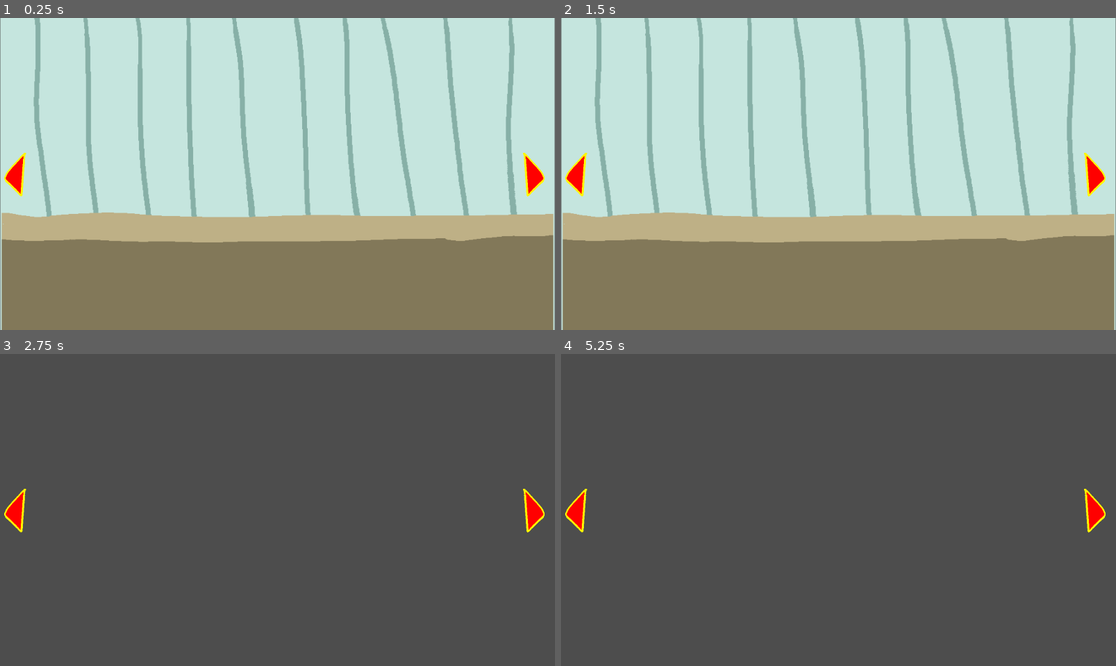
Above: before the commit, frames 1-4 (two rows, left to right).
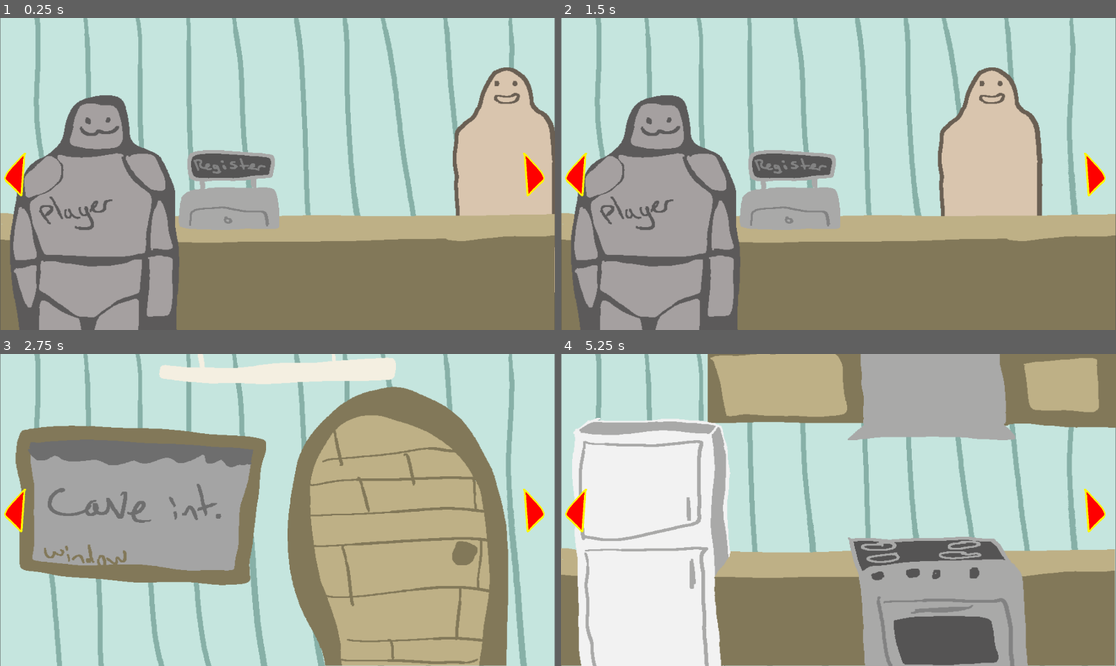
Above: after the commit, the same moments.

Repository: Atticus-Atticus/Monster-Menu
Game: Godot game, scene res://Scenes/Levels/Restaurant Scene.tscn
Two runs of this game, one before a commit and one after it. Both use one fixed random seed, a clock stepped at 60 frames per second and the inputs below.
Inputs (mouse positions are in pixels of both pictures, inside the frame that each line leads up to):
- Up to frame 1 (0.25 s): no input
- Up to frame 2 (1.5 s): click (577, 174) at 0.5 s; click (1093, 174) at 1.25 s
- Up to frame 3 (2.75 s): click (16, 510) at 2 s
- Up to frame 4 (5.25 s): click (1093, 510) at 2.75 s; click (577, 510) at 3.5 s; click (1093, 510) at 4.25 s; tap Enter at 5 s; move the mouse to (960, 494) at 5.02 s; click (960, 494) at 5.17 s

The runs differ from the first frame. In frame 1, 29% of the frame differs, in the area x 0-100%, y 15-100%; in frame 2, 29%; in frame 3, 99%, in the area x 0-100%, y 0-100%; in frame 4, 95%.

Commit message:
7/3/26 pt2
- lazily resized everything.
- made correctly-sized assets but did not implement them
- these are all temporary. when we implement REAL assets ill fix it (this is gonna bite me later.)

Diff:
--- a/Scenes/Levels/Restaurant Scene.tscn
+++ b/Scenes/Levels/Restaurant Scene.tscn
@@ -38,61 +38,57 @@
 texture = ExtResource("1_27fwp")
 
 [node name="Background2" type="Sprite2D" parent="Kitchen/BG elements" unique_id=1909708591]
-visible = false
 z_index = 1
-position = Vector2(-1152, 0)
-scale = Vector2(1.28, 1.0733334)
+position = Vector2(-1920, 0)
+scale = Vector2(2.13, 1.8)
 texture = ExtResource("1_27fwp")
 
 [node name="Background3" type="Sprite2D" parent="Kitchen/BG elements" unique_id=120608571]
-visible = false
 z_index = 1
-position = Vector2(-2304, 0)
-scale = Vector2(1.28, 1.0733334)
+position = Vector2(-3840.0002, 0)
+scale = Vector2(2.13, 1.8)
 texture = ExtResource("1_27fwp")
 
 [node name="Counter" type="Sprite2D" parent="Kitchen/BG elements" unique_id=1250188291]
 z_index = 3
 position = Vector2(3.0517578e-05, 2)
-scale = Vector2(2.1199992, 1.7933328)
+scale = Vector2(2.13, 1.8)
 texture = ExtResource("1_6o2kf")
 
 [node name="Counter2" type="Sprite2D" parent="Kitchen/BG elements" unique_id=1617771929]
-visible = false
 z_index = 3
-position = Vector2(-1920, 0)
-scale = Vector2(2.12, 1.7933328)
+position = Vector2(-3841.5, -0.7999878)
+scale = Vector2(2.13, 1.8)
 texture = ExtResource("1_6o2kf")
 
 [node name="KitchenCupboards" type="Sprite2D" parent="Kitchen/BG elements" unique_id=331155985]
-visible = false
 z_index = 2
-position = Vector2(-2056, -240)
+position = Vector2(-3585.4998, -392.8)
+scale = Vector2(2.13, 1.8)
 texture = ExtResource("4_ex7vx")
 
 [node name="Window" type="Sprite2D" parent="Kitchen/BG elements" unique_id=1832232843]
-visible = false
 z_index = 3
-position = Vector2(-1368, 8)
+position = Vector2(-2392, -16)
+scale = Vector2(2.13, 1.8)
 texture = ExtResource("5_56vm3")
 
 [node name="Register" type="Sprite2D" parent="Kitchen/BG elements" unique_id=1127318817]
-visible = false
 z_index = 3
-position = Vector2(-184, 56)
+position = Vector2(-168, 56)
+scale = Vector2(2.13, 1.8)
 texture = ExtResource("10_kirmr")
 
 [node name="Player" type="Sprite2D" parent="Kitchen/BG elements" unique_id=1775997161]
-visible = false
 z_index = 3
-position = Vector2(-408, 64.00001)
-scale = Vector2(1, 1.2800009)
+position = Vector2(-632, 136)
+scale = Vector2(2.13, 2)
 texture = ExtResource("10_4yuwe")
 
 [node name="Light" type="Sprite2D" parent="Kitchen/BG elements" unique_id=909798742]
-visible = false
 z_index = 3
-position = Vector2(-1152, -296)
+position = Vector2(-1920.0001, -488)
+scale = Vector2(2.13, 1.8)
 texture = ExtResource("6_7d8ch")
 
 [node name="Test" parent="Kitchen" unique_id=1167416085 instance=ExtResource("5_mufko")]
@@ -101,25 +97,24 @@
 position = Vector2(-64, 16)
 
 [node name="NPC_Spawner" parent="Kitchen" unique_id=872110875 instance=ExtResource("4_251mm")]
-visible = false
 z_index = 2
 position = Vector2(280, 56)
+scale = Vector2(2.13, 1.8)
 
 [node name="Fridge" parent="Kitchen" unique_id=1085246631 instance=ExtResource("7_56vm3")]
-visible = false
 z_index = 4
-position = Vector2(-2616, 82)
+position = Vector2(-4488, 112)
+scale = Vector2(2.13, 1.8)
 
 [node name="BackDoor" parent="Kitchen" unique_id=80662571 instance=ExtResource("9_4yuwe")]
-visible = false
 z_index = 4
-position = Vector2(-816, 56)
+position = Vector2(-1504, 56)
+scale = Vector2(2.13, 1.8)
 
 [node name="Stove" parent="Kitchen" unique_id=1997832154 instance=ExtResource("11_jtn77")]
-visible = false
 z_index = 4
-position = Vector2(-2000, 200)
-scale = Vector2(1, 1.2400006)
+position = Vector2(-3496.0002, 336)
+scale = Vector2(2.367, 2)
 
 [node name="CanvasLayer" type="CanvasLayer" parent="." unique_id=1197462834]
 
